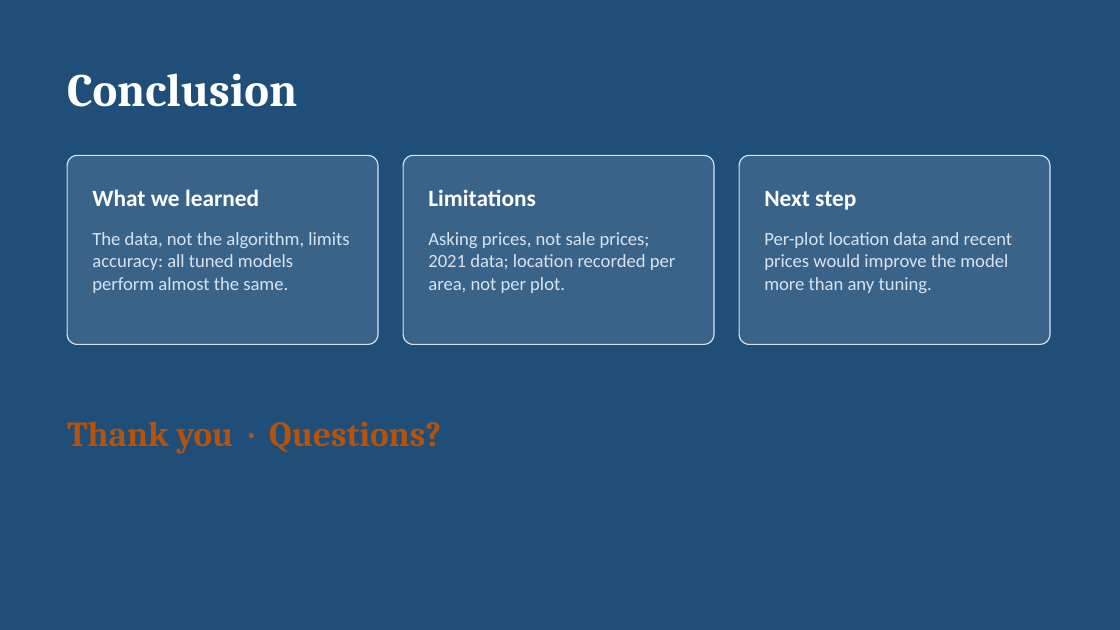
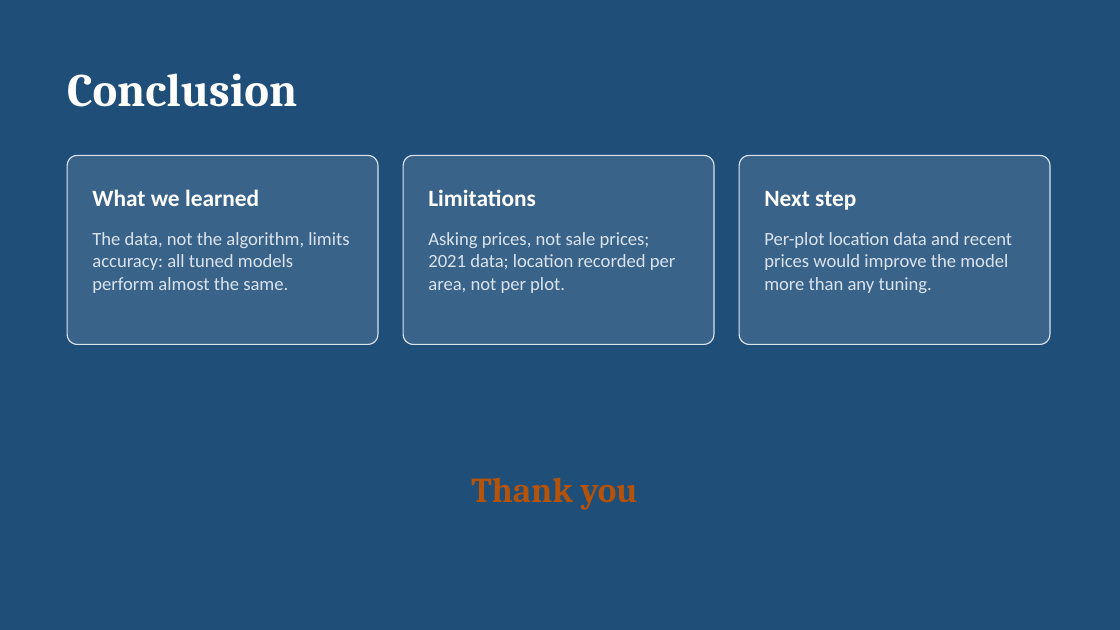
Before and after one commit to amalr-12/colombo-land-price-ml, a slide deck: slide 8 of Presentation.pptx. Drawn at 1120x630 pixels with LibreOffice and Linux fonts; fonts in the diff are those of the drawing. Boxes give left, top, right and bottom in pixels: in the first picture for what was removed or moved away, otherwise in the second. Text is boxed around its words. In the diff, an @@ line names an element or a change of style, - is before the commit and + after.

```diff
--- a/Presentation.pptx
+++ b/Presentation.pptx
@@ text at [471, 477, 638, 510]: text changed @@
-Thank you · Questions?
+Thank you
```
Also in this commit, not shown: 3 other slides changed, 4 other files.
